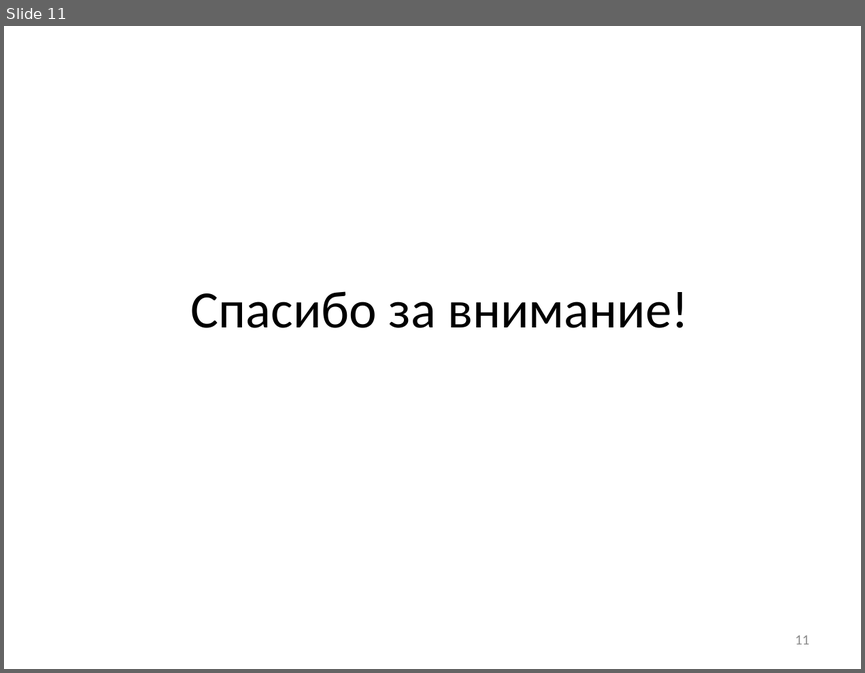
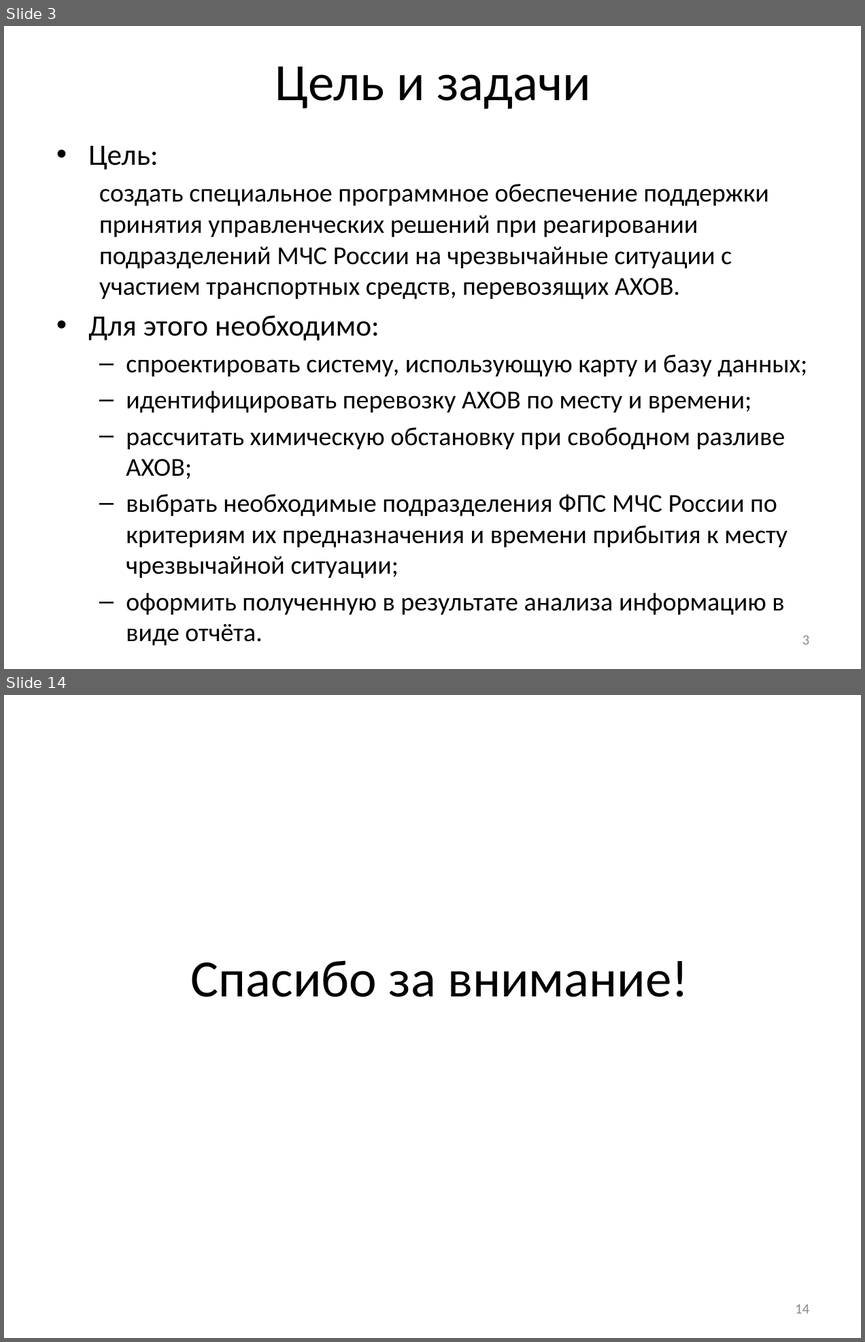
Before and after one commit to SanSanch5/BachelorDiplom, a slide deck: РПЗ/Презентация.pptx. Shown one above the other, each under a label of ours: slide 11 before the commit, slides 3 and 14 after it; the slides between them are not shown. The pictures are 865x673 and 865x1342 pixels, drawn with LibreOffice and Linux fonts; fonts in the diff are those of the drawing. Boxes give left, top, right and bottom in pixels: in the first picture for what was removed or moved away, otherwise in the second. Text is boxed around its words. In the diff, an @@ line names an element or a change of style, - is before the commit and + after.

Commit message:
Добавлен модуль исследования зависимости времени расчёта от количества потоков. Отредактировано РПЗ

```diff
--- a/РПЗ/Презентация.pptx
+++ b/РПЗ/Презентация.pptx
@@ slide 3 added at <box>4,26,861,669</box>, background #FFFFFF @@
@@ title added at <box>275,66,591,109</box>, 44 pt, text #000000 @@
+Цель и задачи
@@ text added at <box>88,146,807,645</box>, 21.7 pt, text #000000 @@
+• Цель:
+  создать специальное программное обеспечение поддержки принятия управленческих решений при реагировании подразделений МЧС России на чрезвычайные ситуации с участием транспортных средств, перевозящих АХОВ.
+• Для этого необходимо:
+  – спроектировать систему, использующую карту и базу данных;
+  – идентифицировать перевозку АХОВ по месту и времени;
+  – рассчитать химическую обстановку при свободном разливе АХОВ;
+  – выбрать необходимые подразделения ФПС МЧС России по критериям их предназначения и времени прибытия к месту чрезвычайной ситуации;
+  – оформить полученную в результате анализа информацию в виде отчёта.
@@ page number added at <box>802,635,810,644</box>, 12 pt, text #8C8C8C @@
+3
@@ what was slide 11 is now slide 14 @@
@@ page number at <box>795,1304,809,1313</box>: text changed @@
-11
+14
```
Also in this commit, not shown: 3 slides changed, 9 other slides added, 7 slides removed, 23 other files.
